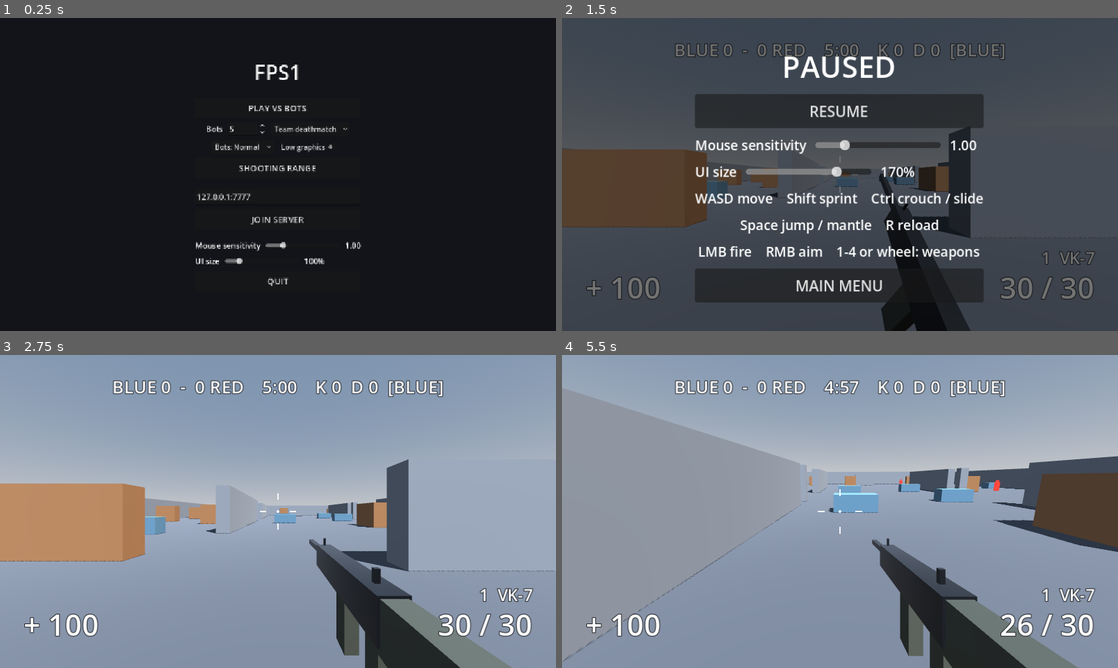
Above: before the commit, frames 1-4 (two rows, left to right).
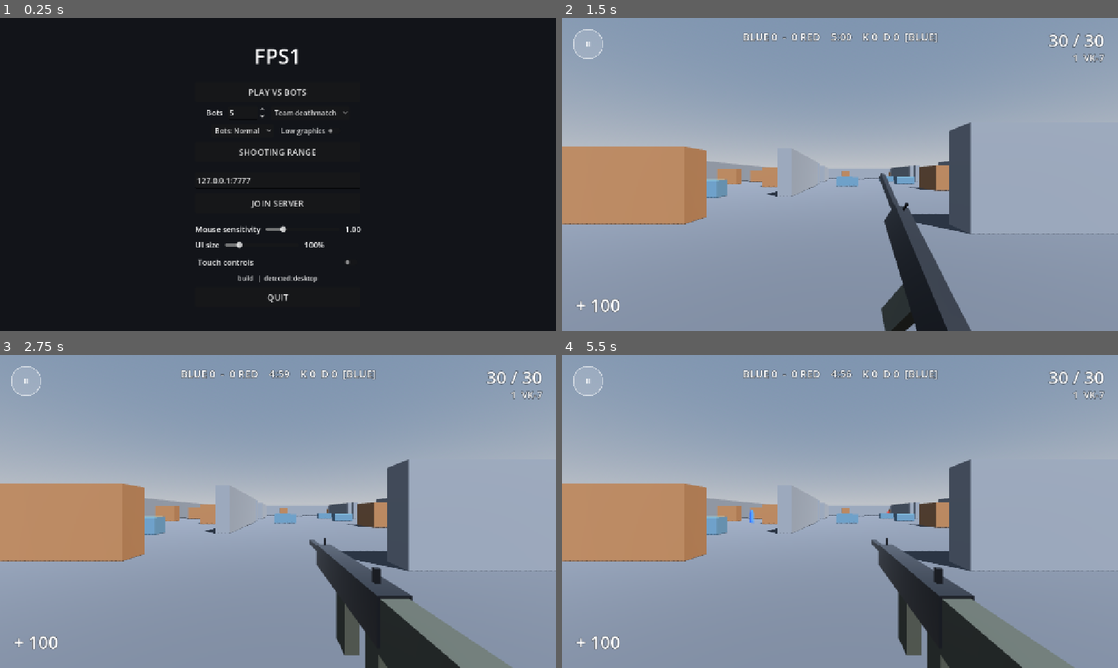
Above: after the commit, the same moments.

Repository: kosj/fps1
Game: Godot game, scene res://game/main.tscn
Two runs of this game, one before a commit and one after it. Both use one fixed random seed, a clock stepped at 60 frames per second and the inputs below.
Inputs (mouse positions are in pixels of both pictures, inside the frame that each line leads up to):
- Up to frame 1 (0.25 s): no input
- Up to frame 2 (1.5 s): click (840, 262) at 0.5 s, where only the run after the commit has a clickable "Touch controls"; click "PLAY VS BOTS" at 1.25 s
- Up to frame 3 (2.75 s): click (278, 448) at 2 s, where only the run before the commit has a clickable "RESUME"
- Up to frame 4 (5.5 s): tap Enter at 2.75 s; move the mouse to (867, 511) at 2.77 s; hold W (move_forward) from 2.78 s (still down); right-click (867, 511) at 2.85 s; click (867, 511) at 2.92 s; tap Space (jump) at 3.02, 3.77, 5.27 s; move the mouse to (812, 511) at 3.52 s; tap Ctrl (crouch) at 3.6 s; click (812, 511) at 3.67 s; move the mouse to (851, 505) at 4.27 s; click (851, 505) at 4.35 s; move the mouse to (834, 517) at 5.02 s; tap Shift (sprint) at 5.1 s; click (834, 517) at 5.17 s

The runs differ from the first frame. In frame 1, 3.1% of the frame differs, in the area x 35-65%, y 9-91%; in frame 2, 98%, in the area x 0-100%, y 0-100%; in frame 3, 4.5%; in frame 4, 29%.

Commit message:
터치 조작이 안 뜨는 문제 대응: 수동 스위치, 감지 보강, 캐시 방지 (#12)
* Touch controls: manual toggle, sturdier detection, capture fallback

Touch buttons did not appear on the user's phone. The cause could not
be observed, so every path is made robust:

- "Touch controls" switch in the main and pause menus
- Phone detection also checks the user agent
- If RESUME cannot lock the pointer and a touch screen exists, touch
  controls turn on instead of leaving the player stuck on the pause
  screen
- The main menu shows the build id and the detected device type
- Web deploys go into a per-build folder so browsers cannot serve a
  stale cached build

Co-Authored-By: Claude Fable 5.2 <noreply@anthropic.com>
Claude-Session: https://claude.ai/code/session_01AU5XTYvP8kqhP5guiFZ1PH

* Merge touch enable/disable into set_touch to satisfy lint

Co-Authored-By: Claude Fable 5.2 <noreply@anthropic.com>
Claude-Session: https://claude.ai/code/session_01AU5XTYvP8kqhP5guiFZ1PH

* Update smoke test for set_touch

Co-Authored-By: Claude Fable 5.2 <noreply@anthropic.com>
Claude-Session: https://claude.ai/code/session_01AU5XTYvP8kqhP5guiFZ1PH

---------

Co-authored-by: Claude <noreply@anthropic.com>

Diff:
--- a/game/core/settings.gd
+++ b/game/core/settings.gd
@@ -8,6 +8,8 @@
 const GAME_MODE := "match/mode"
 const DIFFICULTY := "match/difficulty"
 const LOW_GRAPHICS := "video/low"
+## 터치 조작: "auto"(기기를 보고 판단), "on", "off".
+const TOUCH_MODE := "input/touch"
 const UI_SCALE := "ui/scale"
 const MIN_UI_SCALE := 0.8
 const MAX_UI_SCALE := 2.0
@@ -43,10 +45,26 @@
 		mobile = mobile or OS.has_feature("web_android") or OS.has_feature("web_ios")
 		if not mobile and OS.has_feature("web"):
 			# 엔진이 기기를 구분하지 못하는 브라우저를 위해, 주 입력 장치가 손가락인지 직접 묻는다.
-			var script := "(navigator.maxTouchPoints > 0 && matchMedia('(pointer: coarse)').matches) ? 1 : 0"
-			mobile = int(JavaScriptBridge.eval(script, true)) == 1
+			var coarse := "(navigator.maxTouchPoints > 0 && matchMedia('(pointer: coarse)').matches)"
+			var agent := "/Android|iPhone|iPad|iPod|Mobile/i.test(navigator.userAgent)"
+			mobile = int(JavaScriptBridge.eval("(%s || %s) ? 1 : 0" % [coarse, agent], true)) == 1
 		_mobile = 1 if mobile else 0
 	return _mobile == 1
+
+
+## 터치 조작을 켤지. 사용자가 직접 정했으면 그 값을, 아니면 기기 판단을 따른다.
+static func touch_enabled() -> bool:
+	var choice := str(read(TOUCH_MODE, "auto"))
+	if choice == "on":
+		return true
+	if choice == "off":
+		return false
+	return is_mobile()
+
+
+## 빌드 번호. 배포할 때 커밋 번호가 들어가며, 어떤 버전을 보고 있는지 확인하는 데 쓴다.
+static func build_version() -> String:
+	return str(ProjectSettings.get_setting("application/config/version", "dev"))
 
 
 static func ui_scale() -> float:
--- a/game/net/game_session.gd
+++ b/game/net/game_session.gd
@@ -101,6 +101,7 @@
 var _domination: Domination
 var _view := MatchView.new()
 var _difficulty := "normal"
+var _capture_check_left := 0.0
 # 클라이언트 전용
 var _seq := 0
 ## 아직 서버 확인을 받지 못한 입력. 각 항목은 [seq, 입력, 그 입력을 적용한 뒤의 예측 상태].
@@ -214,6 +215,7 @@
 	_pause.resume_requested.connect(_resume)
 	_pause.menu_requested.connect(_return_to_menu)
 	_pause.sensitivity_changed.connect(_on_sensitivity_changed)
+	_pause.touch_toggled.connect(_on_touch_toggled)
 	add_child(_pause)
 
 
@@ -261,6 +263,31 @@
 		_local.set_paused(false)
 	else:
 		Input.mouse_mode = Input.MOUSE_MODE_CAPTURED
+		_capture_check_left = 0.4
+
+
+func _on_touch_toggled(enabled: bool) -> void:
+	if _local == null:
+		return
+	if enabled:
+		_local.set_touch(true)
+		_local.set_paused(true)
+	else:
+		_local.set_touch(false)
+
+
+## 계속하기를 눌렀는데도 포인터 잠금이 되지 않고 터치 화면이 있으면, 휴대폰으로 보고 터치 조작을 켠다.
+## 기기 판단이 틀렸을 때 일시 정지 화면에 갇히지 않게 하는 안전장치다.
+func _check_capture_fallback(delta: float) -> void:
+	if _capture_check_left <= 0.0:
+		return
+	_capture_check_left -= delta
+	if _capture_check_left > 0.0 or _local == null or _local.touch != null:
+		return
+	var captured := Input.mouse_mode == Input.MOUSE_MODE_CAPTURED
+	if not captured and DisplayServer.is_touchscreen_available():
+		_local.set_touch(true)
+		_local.set_paused(false)
 
 
 func _on_sensitivity_changed(value: float) -> void:
@@ -296,7 +323,8 @@
 		_finish()
 
 
-func _process(_delta: float) -> void:
+func _process(delta: float) -> void:
+	_check_capture_fallback(delta)
 	if _pause != null:
 		# 접속이 끝나기 전(_local 없음)에도 메뉴로 돌아갈 수 있게 보여 준다.
 		_pause.visible = _local == null or not _local.input_active()
--- a/game/player/player.gd
+++ b/game/player/player.gd
@@ -118,8 +118,8 @@
 	if is_local:
 		hud.set_health(health, MAX_HEALTH)
 		sensitivity_scale = Settings.sensitivity()
-		if Settings.is_mobile() and not view_from_cmd:
-			enable_touch()
+		if Settings.touch_enabled() and not view_from_cmd:
+			set_touch(true)
 
 
 ## 입력을 받아도 되는 상태인지. 브라우저에서는 클릭으로 포인터를 잠근 뒤부터 조작한다.
@@ -129,8 +129,14 @@
 	return not require_mouse_capture or Input.mouse_mode == Input.MOUSE_MODE_CAPTURED
 
 
-## 터치 조작을 켠다. 휴대폰에서는 시작할 때, 그 밖의 터치 기기에서는 처음 화면을 만졌을 때 켜진다.
-func enable_touch() -> void:
+## 터치 조작을 켜거나 끈다. 휴대폰에서는 시작할 때, 그 밖의 터치 기기에서는 처음 화면을 만졌을 때 켜진다.
+func set_touch(enabled: bool) -> void:
+	if not enabled:
+		if touch != null:
+			touch.queue_free()
+			touch = null
+			_touch_paused = false
+		return
 	if touch != null or not is_local:
 		return
 	touch = TouchControls.new()
@@ -328,8 +334,10 @@
 
 func _input(event: InputEvent) -> void:
 	# 터치를 감지하면 그때부터 터치 조작으로 바꾼다(태블릿, 터치 노트북).
-	if touch == null and is_local and not view_from_cmd and event is InputEventScreenTouch:
-		enable_touch()
+	if touch != null or not is_local or view_from_cmd or not event is InputEventScreenTouch:
+		return
+	if str(Settings.read(Settings.TOUCH_MODE, "auto")) != "off":
+		set_touch(true)
 
 
 func _on_touch_look(relative: Vector2) -> void:
--- a/game/ui/main_menu.gd
+++ b/game/ui/main_menu.gd
@@ -80,6 +80,10 @@
 
 	column.add_child(MenuKit.sensitivity_row(Callable()))
 	column.add_child(MenuKit.ui_scale_row(get_tree()))
+	column.add_child(MenuKit.touch_toggle(Callable()))
+	var device := "mobile" if Settings.is_mobile() else "desktop"
+	var info := "build %s  |  detected: %s" % [Settings.build_version(), device]
+	column.add_child(MenuKit.label(info, 14))
 	if not OS.has_feature("web"):
 		var quit_button := MenuKit.button("QUIT")
 		quit_button.pressed.connect(func() -> void: get_tree().quit())
--- a/game/ui/menu_kit.gd
+++ b/game/ui/menu_kit.gd
@@ -90,6 +90,24 @@
 	tree.root.content_scale_factor = value
 
 
+## 터치 조작 켜기/끄기. 자동 판단이 틀렸을 때 직접 바꿀 수 있다.
+static func touch_toggle(on_change: Callable) -> CheckButton:
+	var toggle := CheckButton.new()
+	toggle.text = "Touch controls"
+	toggle.add_theme_font_size_override("font_size", 18)
+	toggle.button_pressed = Settings.touch_enabled()
+	toggle.toggled.connect(
+		func(enabled: bool) -> void: _apply_touch(enabled, on_change)
+	)
+	return toggle
+
+
+static func _apply_touch(enabled: bool, on_change: Callable) -> void:
+	Settings.write(Settings.TOUCH_MODE, "on" if enabled else "off")
+	if on_change.is_valid():
+		on_change.call(enabled)
+
+
 static func _apply_sensitivity(value: float, readout: Label, on_change: Callable) -> void:
 	readout.text = "%.2f" % value
 	Settings.write(Settings.SENSITIVITY, value)
--- a/game/ui/pause_menu.gd
+++ b/game/ui/pause_menu.gd
@@ -5,6 +5,7 @@
 signal resume_requested
 signal menu_requested
 signal sensitivity_changed(value: float)
+signal touch_toggled(enabled: bool)
 
 const MenuKit := preload("res://game/ui/menu_kit.gd")
 const Settings := preload("res://game/core/settings.gd")
@@ -24,6 +25,7 @@
 		MenuKit.sensitivity_row(func(value: float) -> void: sensitivity_changed.emit(value))
 	)
 	column.add_child(MenuKit.ui_scale_row(get_tree()))
+	column.add_child(MenuKit.touch_toggle(func(enabled: bool) -> void: touch_toggled.emit(enabled)))
 	if Settings.is_mobile():
 		column.add_child(MenuKit.label("Left side: move (push fully forward to sprint)", 18))
 		column.add_child(MenuKit.label("Right side or FIRE: drag to look", 18))
--- a/tests/smoke/smoke.gd
+++ b/tests/smoke/smoke.gd
@@ -106,9 +106,9 @@
 			_expect(hits >= 2, "only %d of 8 pellets hit a dummy 5 m away" % hits)
 			print("smoke: shotgun landed %d of 8 pellets" % hits)
 		572:
-			_player.call("enable_touch")
+			_player.call("set_touch", true)
 		578:
-			_expect(_player.get("touch") != null, "enable_touch did not create touch controls")
+			_expect(_player.get("touch") != null, "set_touch did not create touch controls")
 			_expect(_player.call("input_active"), "touch controls should be active when not paused")
 			_player.call("set_paused", true)
 			_expect(not _player.call("input_active"), "paused touch controls still accept input")
